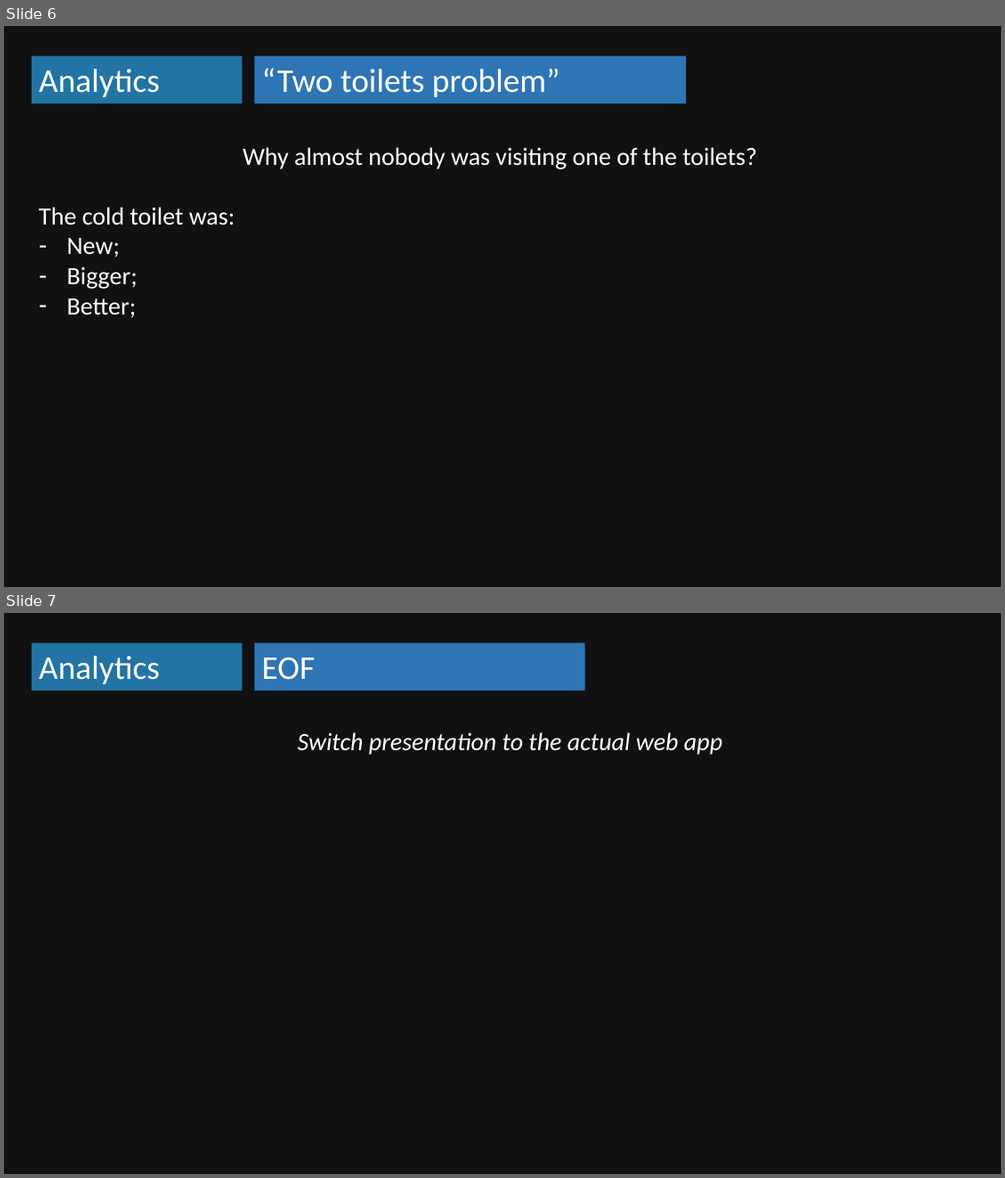
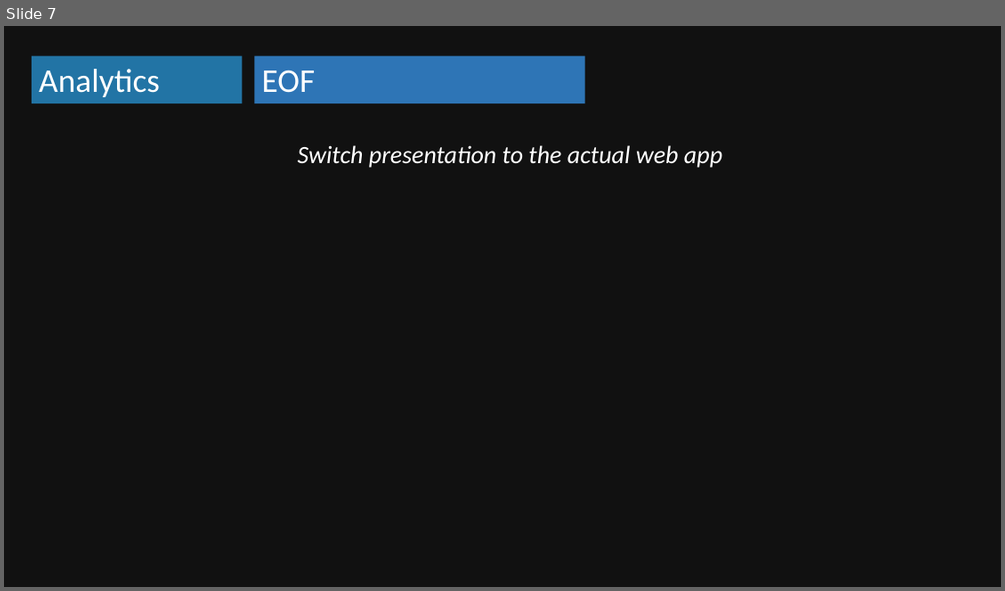
Before and after one commit to stainless-chief/h-izumo-navi, a slide deck: .presentation/analytics.pptx. Shown one above the other, each under a label of ours: slides 6 and 7 before the commit, slide 7 after it. The pictures are 1005x1178 and 1005x591 pixels, drawn with LibreOffice and Linux fonts; fonts in the diff are those of the drawing. Boxes give left, top, right and bottom in pixels: in the first picture for what was removed or moved away, otherwise in the second. Text is boxed around its words. In the diff, an @@ line names an element or a change of style, - is before the commit and + after.

```diff
--- a/.presentation/analytics.pptx
+++ b/.presentation/analytics.pptx
@@ slide 6 removed at <box>4,26,1001,587</box>, background #111111 @@
@@ rectangle removed at <box>32,56,243,103</box> @@
-Analytics
@@ rectangle removed at <box>254,56,686,103</box> @@
-“Two toilets problem”
@@ text removed at <box>39,147,757,318</box> @@
-Why almost nobody was visiting one of the toilets?
-The cold toilet was:
-– New;
-– Bigger;
-– Better;
```
Also in this commit, not shown: 5 slides changed, 1 slide added.
